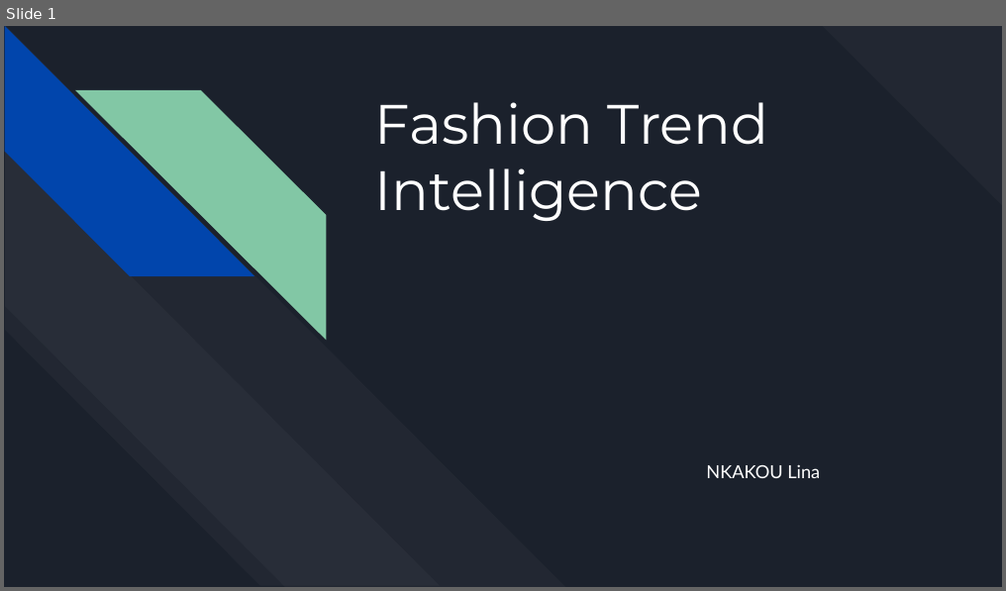
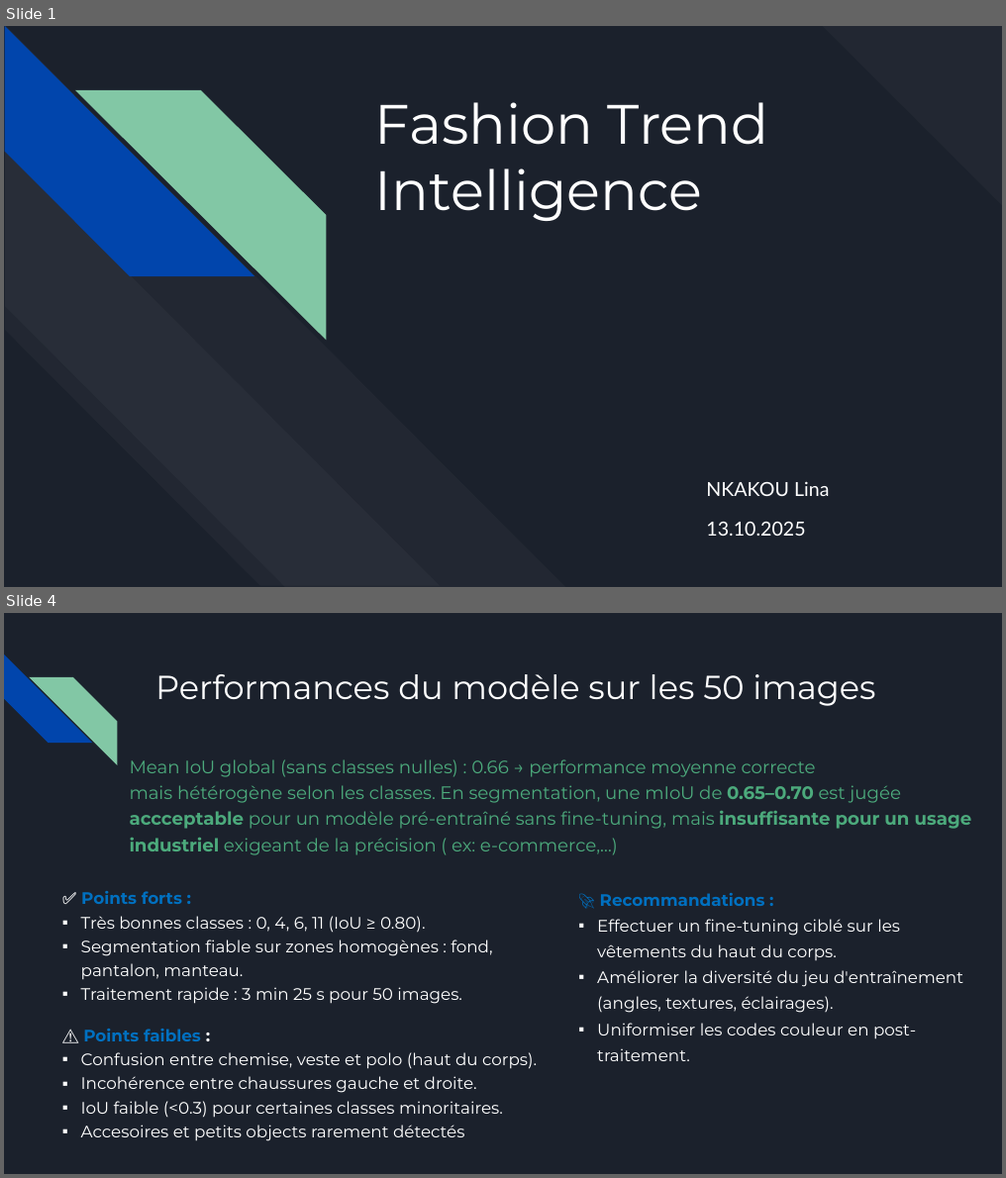
Before and after one commit to linalaetis/FashionTrend, a slide deck: docs/Nkakou_Lina_2_presentation_102025.pptx. Shown one above the other, each under a label of ours: slide 1 before the commit, slides 1 and 4 after it; the slides between them are not shown. The pictures are 1006x591 and 1006x1178 pixels, drawn with LibreOffice and Linux fonts; fonts in the diff are those of the drawing. Boxes give left, top, right and bottom in pixels: in the first picture for what was removed or moved away, otherwise in the second. Text is boxed around its words. In the diff, an @@ line names an element or a change of style, - is before the commit and + after.

```diff
--- a/docs/Nkakou_Lina_2_presentation_102025.pptx
+++ b/docs/Nkakou_Lina_2_presentation_102025.pptx
@@ slide 4 added at box(4, 613, 1002, 1174), background #1B212C @@
@@ diag stripe added at box(4, 655, 92, 743), fill #0145AC @@
@@ diag stripe added at box(29, 677, 117, 764), fill #82C7A5 @@
@@ title added at box(155, 674, 875, 706), 24 pt, text #FFFFFF @@
+Performances du modèle sur les 50 images
@@ text added at box(130, 760, 972, 856), 13 pt, text #4CAA7C @@
+Mean IoU global (sans classes nulles) : 0.66 → performance moyenne correcte
+mais hétérogène selon les classes. En segmentation, une mIoU de 0.65–0.70 est jugée
+accceptable pour un modèle pré-entraîné sans fine-tuning, mais insuffisante pour un usage
+industriel exigeant de la précision ( ex: e-commerce,…)
@@ text added at box(81, 891, 492, 1004), 12 pt, text #FFFFFF @@
+✅ Points forts :
+  ▪ Très bonnes classes : 0, 4, 6, 11 (IoU ≥ 0.80).
+  ▪ Segmentation fiable sur zones homogènes : fond, pantalon, manteau.
+  ▪ Traitement rapide : 3 min 25 s pour 50 images.
@@ text added at box(597, 893, 963, 1061), 12 pt, text #FFFFFF @@
+🚀 Recommandations :
+  ▪ Effectuer un fine-tuning ciblé sur les vêtements du haut du corps.
+  ▪ Améliorer la diversité du jeu d'entraînement (angles, textures, éclairages).
+  ▪ Uniformiser les codes couleur en post-traitement.
@@ text added at box(62, 1029, 537, 1142), 12 pt, text #FFFFFF @@
+⚠️ Points faibles :
+  ▪ Confusion entre chemise, veste et polo (haut du corps).
+  ▪ Incohérence entre chaussures gauche et droite.
+  ▪ IoU faible (<0.3) pour certaines classes minoritaires.
+  ▪ Accesoires et petits objects rarement détectés
@@ slide 1 changed as well @@
@@ subtitle at box(706, 481, 829, 496): size 13 to 14 pt in "NKAKOU Lina"; line spacing 1 to 1.7 @@
@@ subtitle at box(706, 521, 805, 536): paragraph added @@
+13.10.2025
```
Also in this commit, not shown: 5 other slides changed, 1 other slide added, 2 slides removed, 3 other files.
